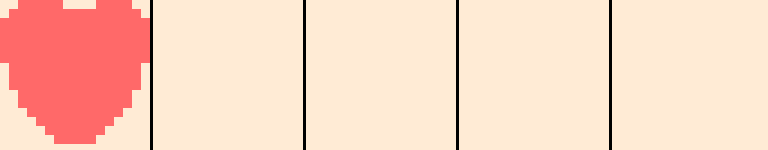
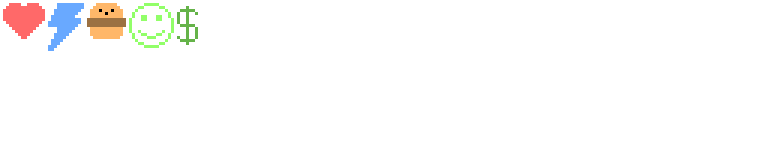
Comparing the layer stacks of the two w=768, h=150 images. Changes:
removed layer "Слой 5" over [0, 0, 150, 144]
removed layer "Слой 1" over [150, 0, 612, 150]
added layer "Money" above "Happy" over [177, 6, 198, 45]
added layer "Happy" above "Food" over [129, 3, 174, 48]
added layer "Food" above "Energy" over [87, 3, 126, 39]
added layer "Energy" above "Health" over [48, 3, 84, 51]
added layer "Health" above "Фон" over [3, 3, 45, 39]
hid "Фон", painted on it over [0, 0, 768, 150]
